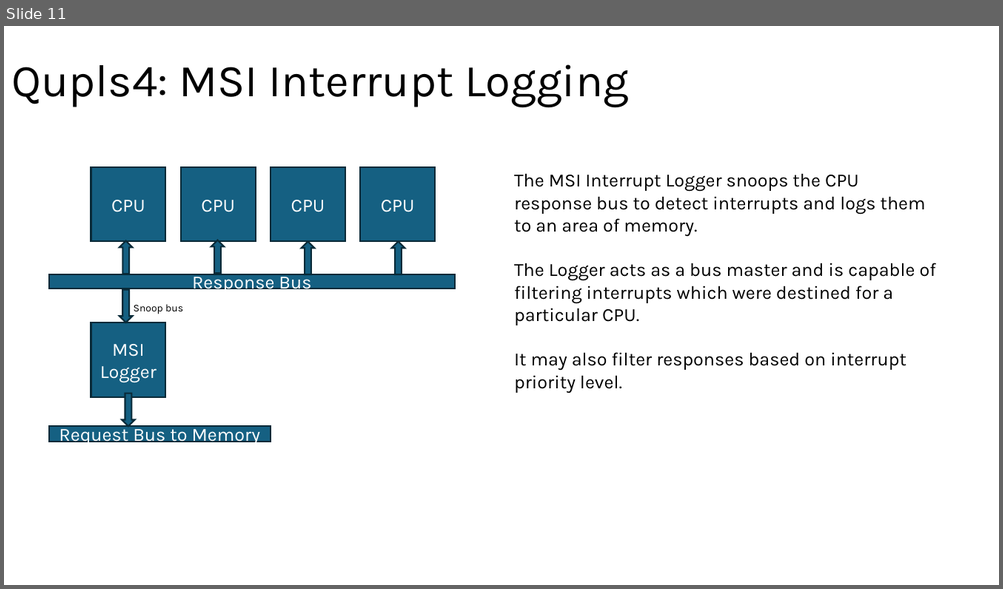
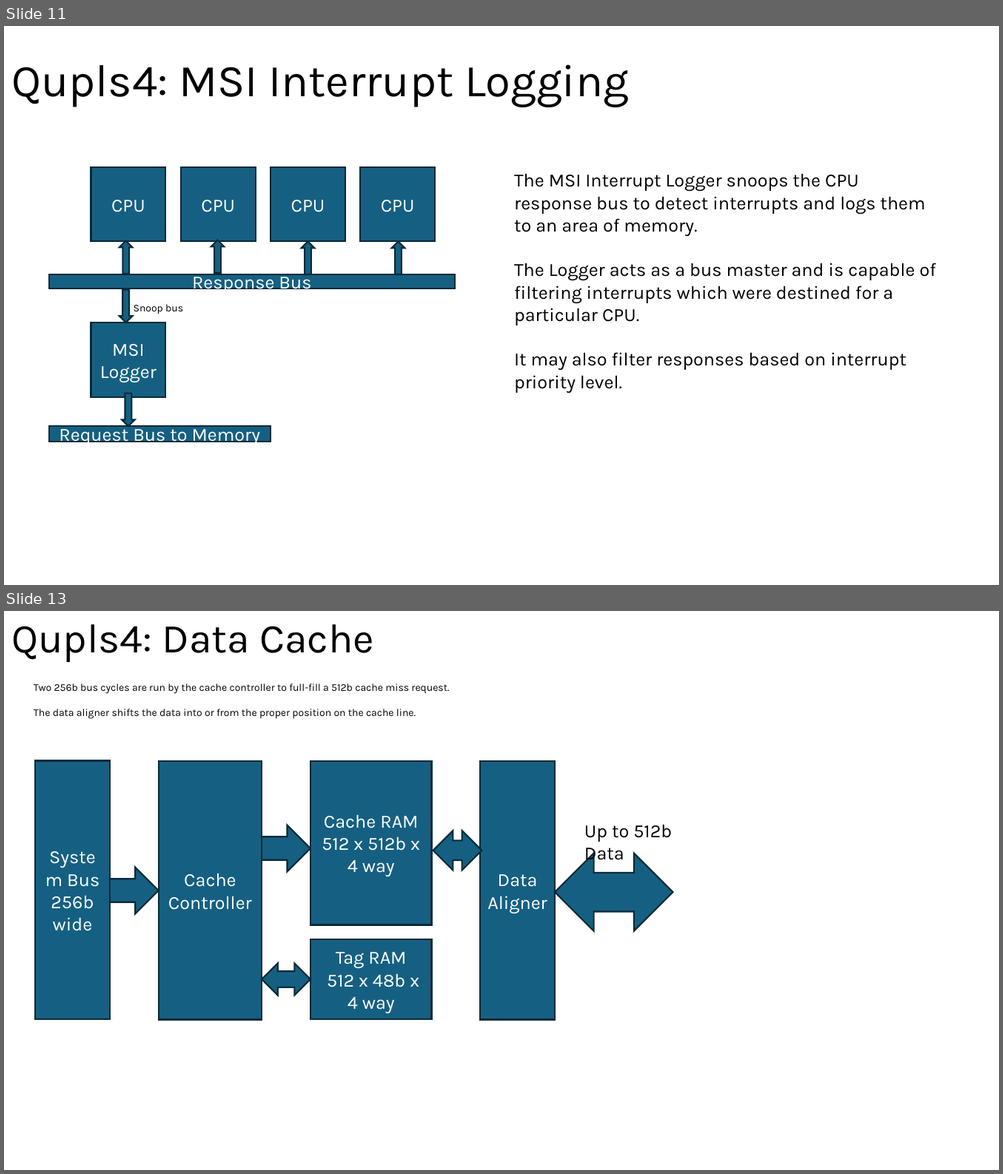
Before and after one commit to robfinch/Qupls, a slide deck: rtl/cpu_v4/doc/Qupls4.pptx. Shown one above the other, each under a label of ours: slide 11 before the commit, slides 11 and 13 after it; the slides between them are not shown. The pictures are 1003x589 and 1003x1174 pixels, drawn with LibreOffice and Linux fonts; fonts in the diff are those of the drawing. Boxes give left, top, right and bottom in pixels: in the first picture for what was removed or moved away, otherwise in the second. Text is boxed around its words. In the diff, an @@ line names an element or a change of style, - is before the commit and + after.

Commit message:
Qupls4 - doc update

```diff
--- a/rtl/cpu_v4/doc/Qupls4.pptx
+++ b/rtl/cpu_v4/doc/Qupls4.pptx
@@ slide 13 added at (4,611,999,1170), background #FFFFFF @@
@@ title added at (11,624,374,662), 39.6 pt, text #000000 @@
+Qupls4: Data Cache
@@ text added at (34,684,449,719), 10 pt, text #000000 @@
+Two 256b bus cycles are run by the cache controller to full-fill a 512b cache miss request.
+The data aligner shifts the data into or from the proper position on the cache line.
@@ rectangle added at (35,761,110,1019), fill #156082, outline #092A39 1.5 pt, 18 pt, text #FFFFFF @@
+System Bus
+256b wide
@@ rectangle added at (159,762,262,1020), fill #156082, outline #092A39 1.5 pt, 18 pt, text #FFFFFF @@
+Cache Controller
@@ rectangle added at (310,761,432,925), fill #156082, outline #092A39 1.5 pt, 18 pt, text #FFFFFF @@
+Cache RAM 512 x 512b x 4 way
@@ rectangle added at (480,762,555,1020), fill #156082, outline #092A39 1.5 pt, 18 pt, text #FFFFFF @@
+Data Aligner
@@ right arrow added at (262,825,310,871), fill #156082, outline #092A39 1.5 pt @@
@@ up down arrow added at (433,830,481,870), fill #156082, outline #092A39 1.5 pt @@
@@ text added at (584,824,671,865), 18 pt, text #000000 @@
+Up to 512b Data
@@ up down arrow added at (555,854,672,931), fill #156082, outline #092A39 1.5 pt @@
@@ right arrow added at (110,868,159,914), fill #156082, outline #092A39 1.5 pt @@
@@ rectangle added at (310,940,432,1020), fill #156082, outline #092A39 1.5 pt, 18 pt, text #FFFFFF @@
+Tag RAM
+512 x 48b x 4 way
@@ up down arrow added at (262,963,310,995), fill #156082, outline #092A39 1.5 pt @@
```
Also in this commit, not shown: 2 other slides added, 8 other files.
